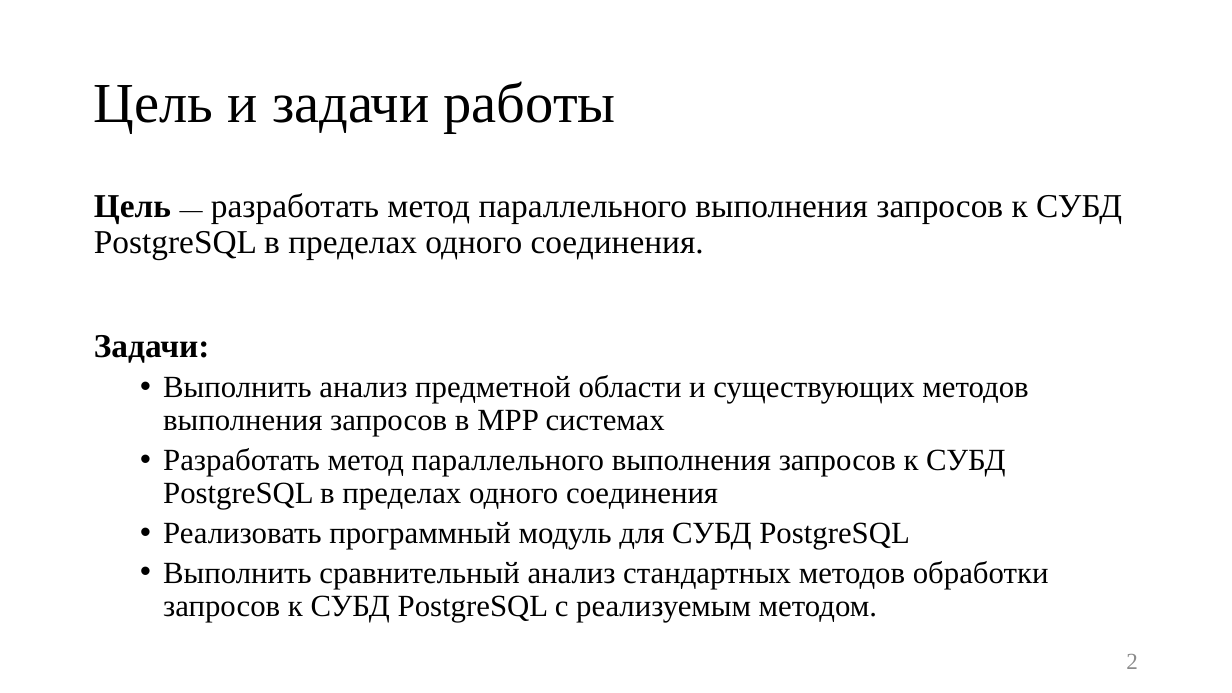
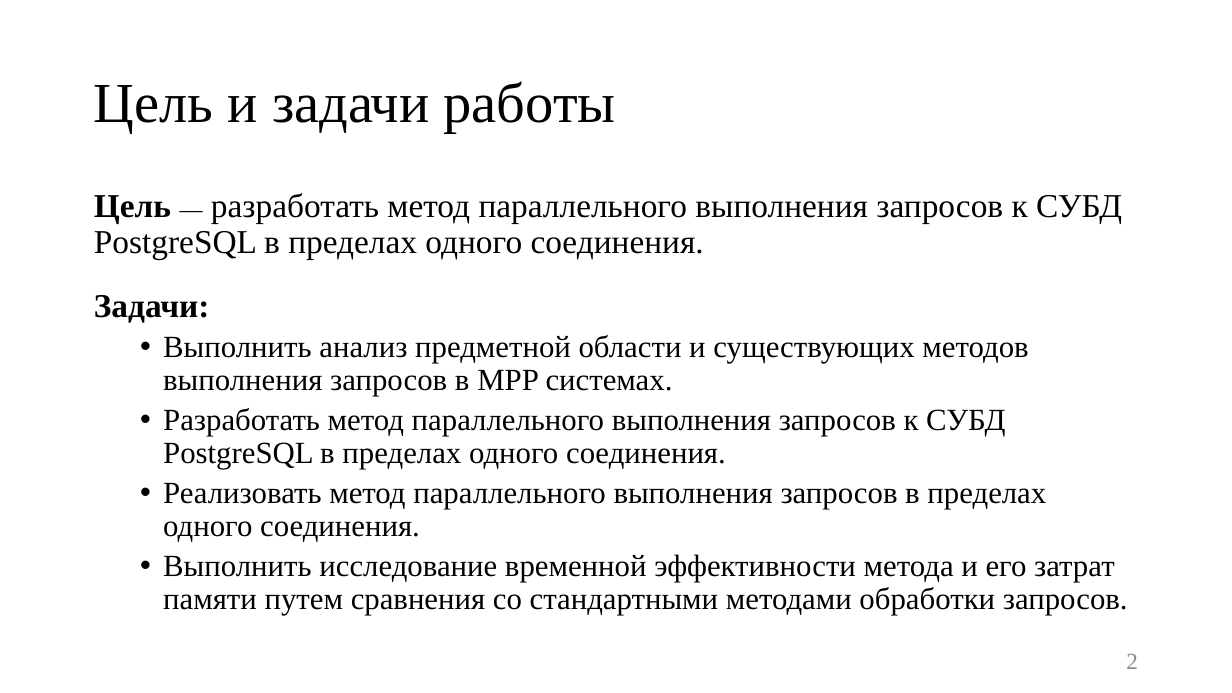
Before and after one commit to platosha-git/Diplom-theory, a slide deck: slide 2 of Презентация.pptx. Drawn at 1232x693 pixels with LibreOffice and Linux fonts; fonts in the diff are those of the drawing. Boxes give left, top, right and bottom in pixels: in the first picture for what was removed or moved away, otherwise in the second. Text is boxed around its words. In the diff, an @@ line names an element or a change of style, - is before the commit and + after.

```diff
--- a/Презентация.pptx
+++ b/Презентация.pptx
@@ text "Задачи:": place and size @@
-text "Задачи:" at (94,335,1049,622)
+text "Задачи:" at (94,295,1128,615)
@@ text at (163,335,1128,615): text changed @@
-  • Выполнить анализ предметной области и существующих методов выполнения запросов в MPP системах
-  • Разработать метод параллельного выполнения запросов к СУБД PostgreSQL в пределах одного соединения
-  • Реализовать программный модуль для СУБД PostgreSQL
-  • Выполнить сравнительный анализ стандартных методов обработки запросов к СУБД PostgreSQL с реализуемым методом.
+  • Выполнить анализ предметной области и существующих методов выполнения запросов в MPP системах.
+  • Разработать метод параллельного выполнения запросов к СУБД PostgreSQL в пределах одного соединения.
+  • Реализовать метод параллельного выполнения запросов в пределах одного соединения.
+  • Выполнить исследование временной эффективности метода и его затрат памяти путем сравнения со стандартными методами обработки запросов.
```
Also in this commit, not shown: 10 other slides changed, 3 slides added, 2 slides removed, 10 other files.
